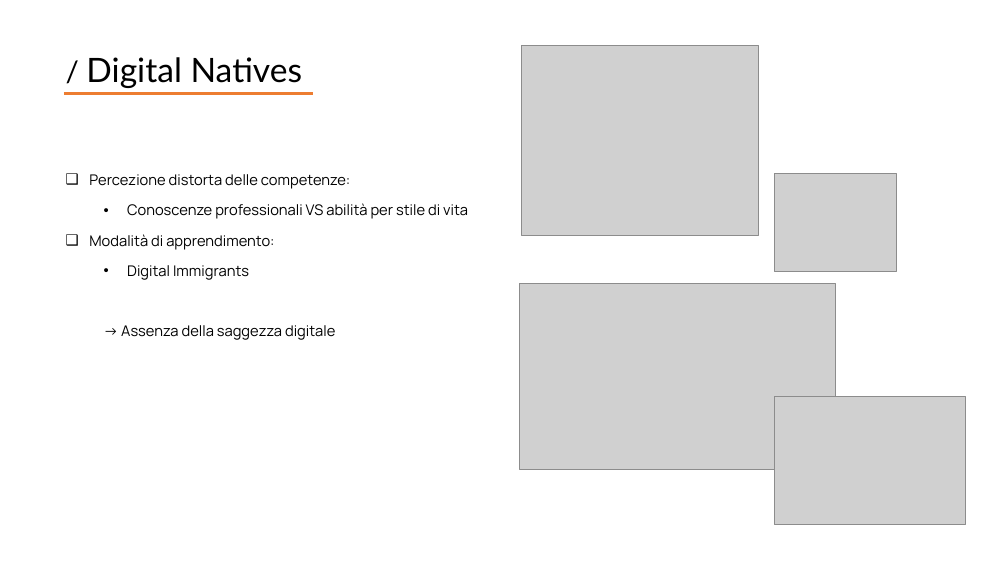
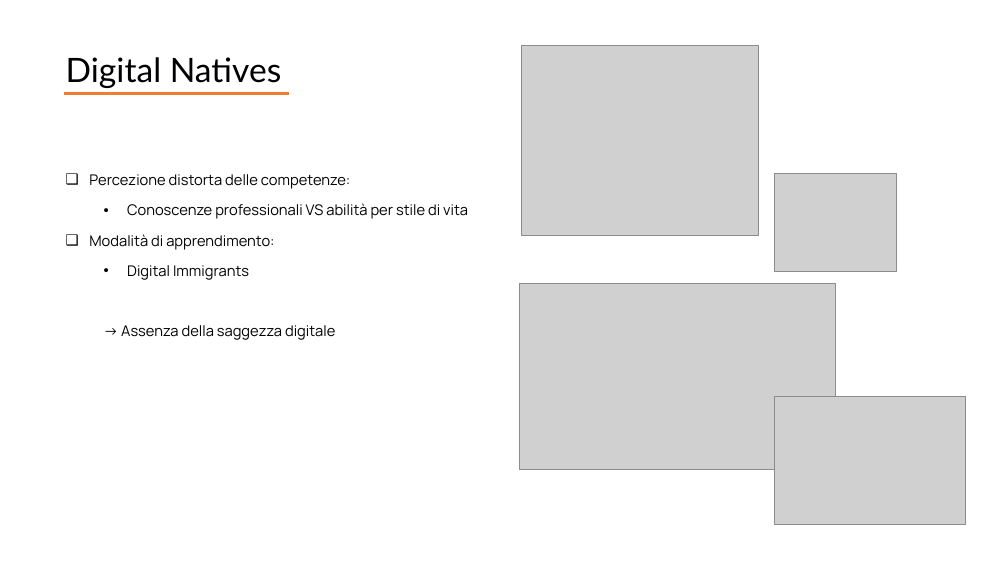
Before and after one commit to giocoal/social-issues-in-information-society-project, a slide deck: slide 5 of Presentazione/Presentazione_completa - Copy.pptx. Drawn at 1008x567 pixels with LibreOffice and Linux fonts; fonts in the diff are those of the drawing; grey boxes stand for pictures. Boxes give left, top, right and bottom in pixels: in the first picture for what was removed or moved away, otherwise in the second. Text is boxed around its words. In the diff, an @@ line names an element or a change of style, - is before the commit and + after.

```diff
--- a/Presentazione/Presentazione_completa - Copy.pptx
+++ b/Presentazione/Presentazione_completa - Copy.pptx
@@ text at [66, 57, 282, 88]: text changed @@
-/ Digital Natives
+Digital Natives
@@ line moved from (64, 94) - (313, 94) to (64, 94) - (290, 94) @@
```
Also in this commit, not shown: 4 other slides changed, 2 slides added.
